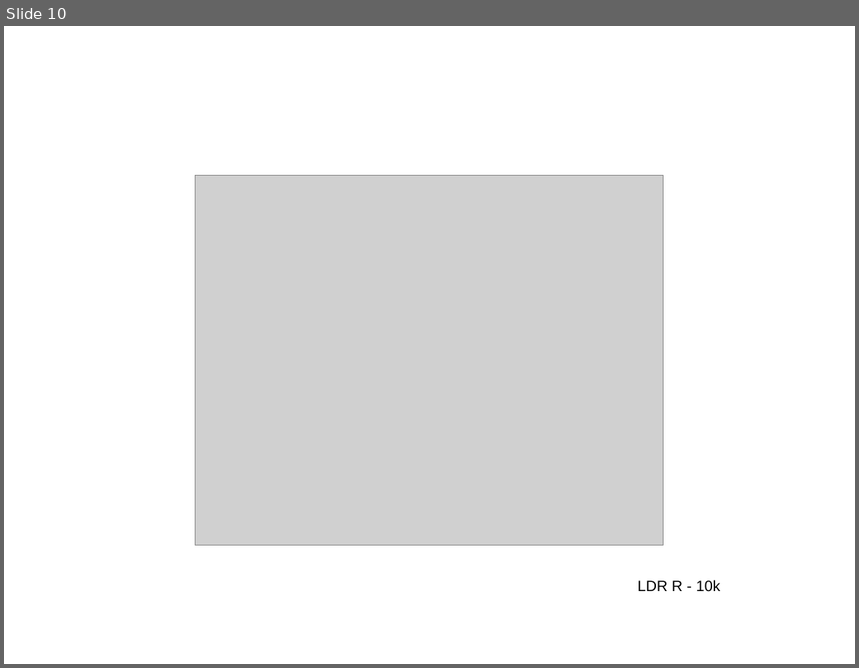
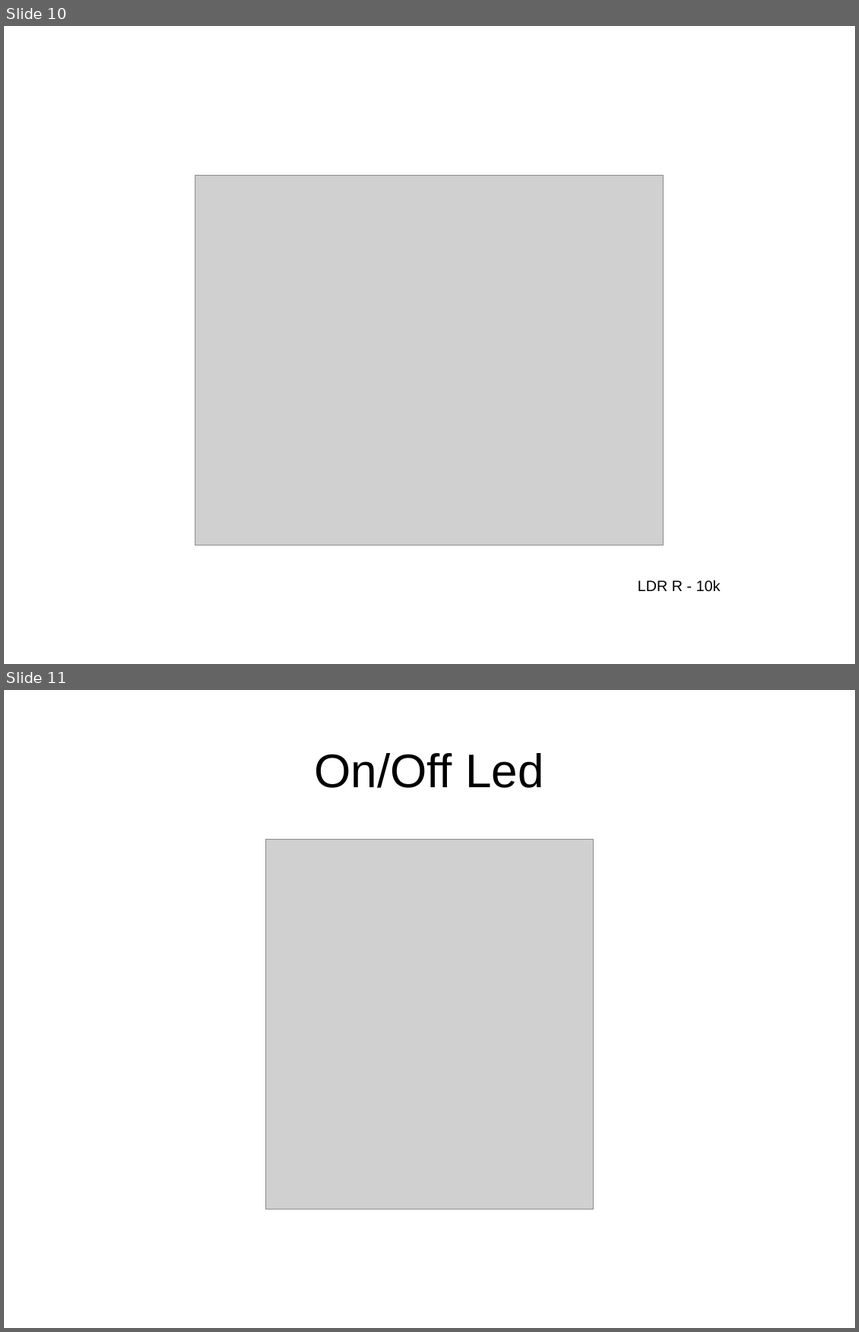
Before and after one commit to dhayanithivijayan/LearnIt, a slide deck: Arduino/DayThree.odp. Shown one above the other, each under a label of ours: slide 10 before the commit, slides 10 and 11 after it. The pictures are 859x668 and 859x1332 pixels, drawn with LibreOffice and Linux fonts; fonts in the diff are those of the drawing; grey boxes stand for pictures. Boxes give left, top, right and bottom in pixels: in the first picture for what was removed or moved away, otherwise in the second. Text is boxed around its words. In the diff, an @@ line names an element or a change of style, - is before the commit and + after.

```diff
--- a/Arduino/DayThree.odp
+++ b/Arduino/DayThree.odp
@@ slide 11 added at [4,690,855,1328], background #FFFFFF @@
@@ title added at [314,753,544,788], 44 pt, text #000000 @@
+On/Off Led
@@ picture added at [266,839,593,1209] @@
```
Also in this commit, not shown: 5 other slides added, 5 slides removed, 4 other files.
